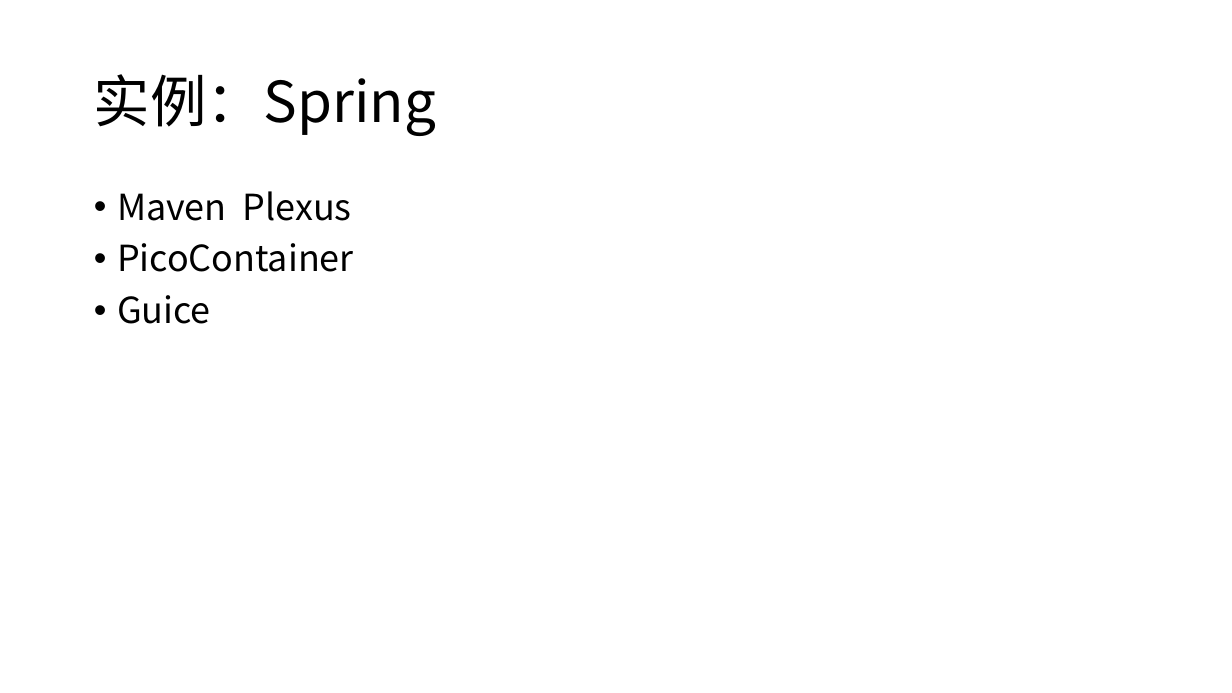
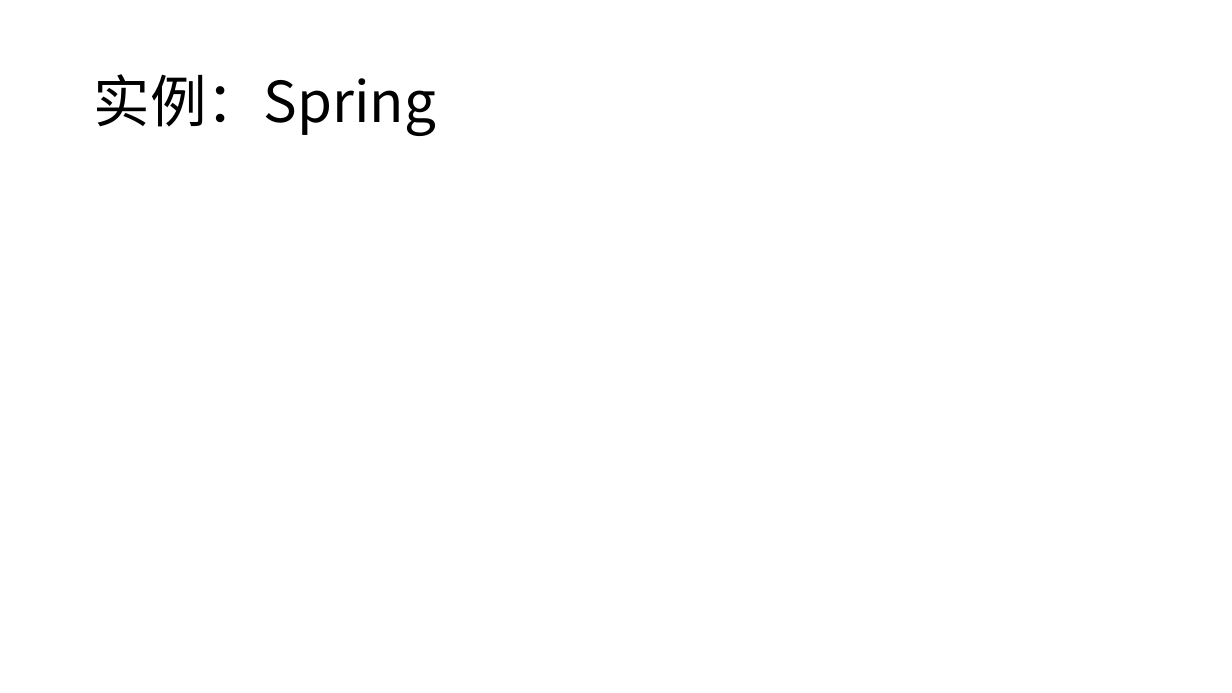
Before and after one commit to xiaozhiliaoo/my-slides, a slide deck: slide 33 of J2EE设计和编码指南.pptx (slide 24 before the commit). Drawn at 1232x693 pixels with LibreOffice and Linux fonts; fonts in the diff are those of the drawing. Boxes give left, top, right and bottom in pixels: in the first picture for what was removed or moved away, otherwise in the second. Text is boxed around its words. In the diff, an @@ line names an element or a change of style, - is before the commit and + after.

```diff
--- a/J2EE设计和编码指南.pptx
+++ b/J2EE设计和编码指南.pptx
@@ text removed at (117,191,354,324) @@
-• Maven Plexus
-• PicoContainer
-• Guice
```
Also in this commit, not shown: 15 other slides changed, 11 slides added, 1 slide removed, 1 other file.
